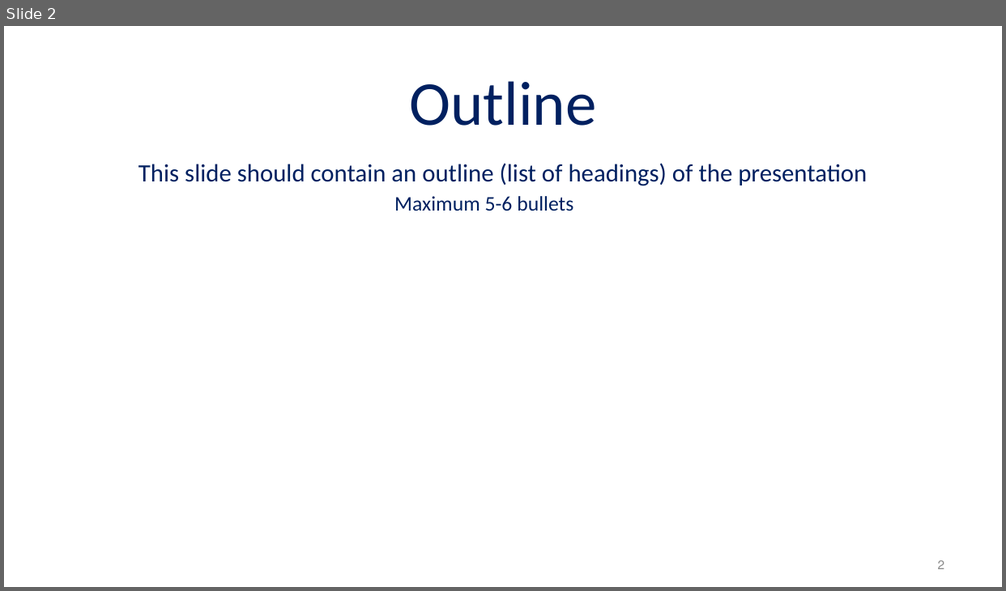
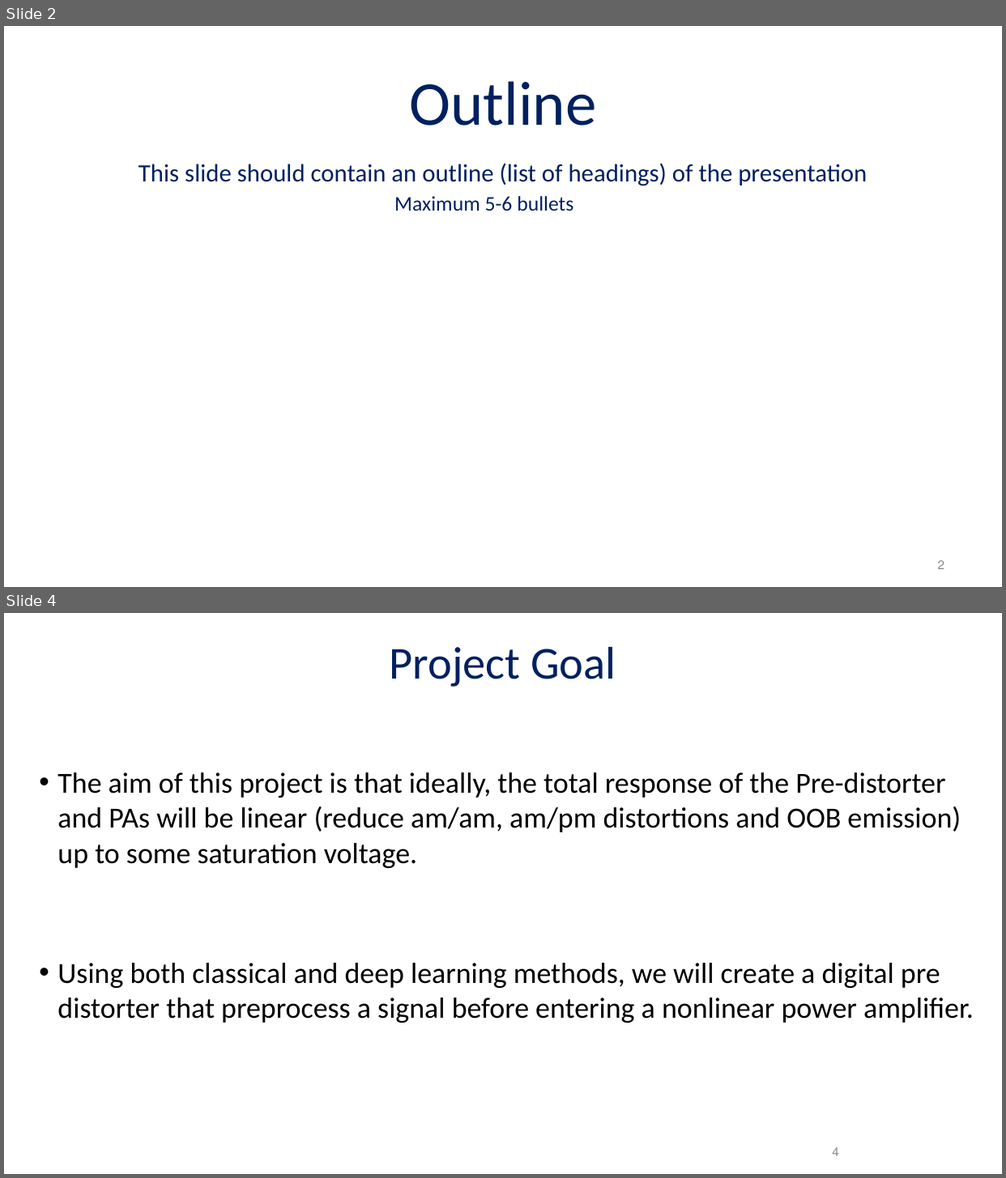
Before and after one commit to AdirCN/DPD, a slide deck: documents/Final Presentation.pptx. Shown one above the other, each under a label of ours: slide 2 before the commit, slides 2 and 4 after it; the slides between them are not shown. The pictures are 1006x591 and 1006x1178 pixels, drawn with LibreOffice and Linux fonts; fonts in the diff are those of the drawing. Boxes give left, top, right and bottom in pixels: in the first picture for what was removed or moved away, otherwise in the second. Text is boxed around its words. In the diff, an @@ line names an element or a change of style, - is before the commit and + after.

```diff
--- a/documents/Final Presentation.pptx
+++ b/documents/Final Presentation.pptx
@@ slide 4 added at bbox=[4, 613, 1002, 1174], background #FFFFFF @@
@@ text added at bbox=[390, 646, 616, 687], 44 pt, text #002060 @@
+Project Goal
@@ text added at bbox=[57, 773, 974, 1023], 28 pt, text #000000 @@
+  • The aim of this project is that ideally, the total response of the Pre-distorter and PAs will be linear (reduce am/am, am/pm distortions and OOB emission) up to some saturation voltage.
+  • Using both classical and deep learning methods, we will create a digital pre distorter that preprocess a signal before entering a nonlinear power amplifier.
@@ page number added at bbox=[832, 1148, 839, 1157], 12 pt, text #8C8C8C @@
+4
```
Also in this commit, not shown: 1 slide changed, 23 other slides added, 1 slide removed, 1 other file.
